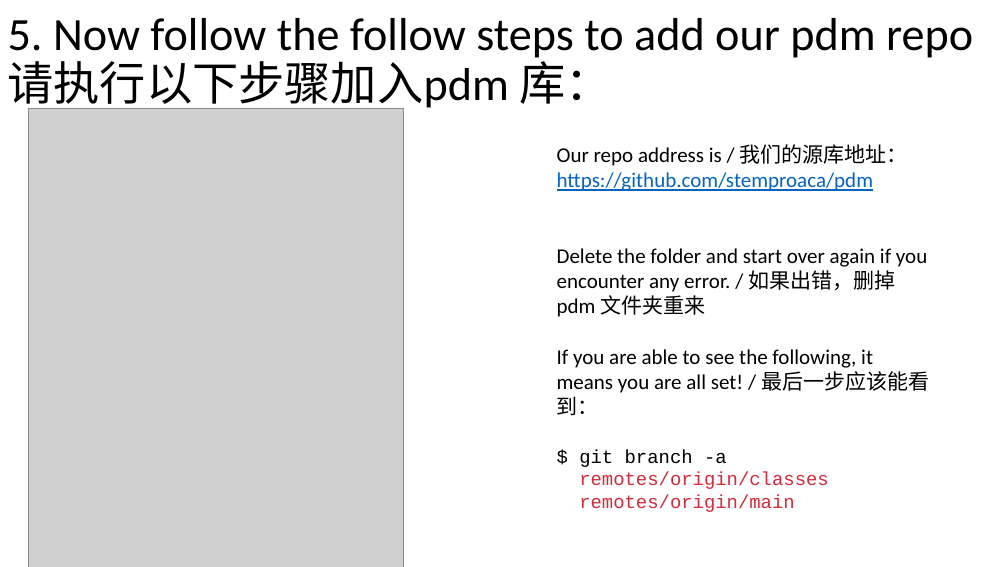
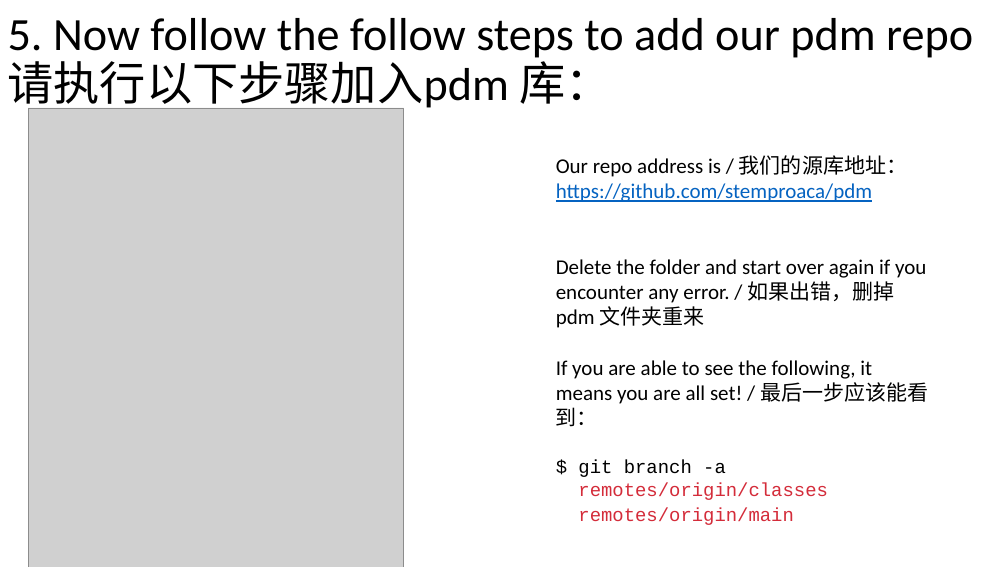
Before and after one commit to stemproaca/pdm, a slide deck: slide 6 of git_setup.pptx. Drawn at 1008x567 pixels with LibreOffice and Linux fonts; fonts in the diff are those of the drawing; grey boxes stand for pictures. Boxes give left, top, right and bottom in pixels: in the first picture for what was removed or moved away, otherwise in the second. Text is boxed around its words. In the diff, an @@ line names an element or a change of style, - is before the commit and + after.

Commit message:
git github status

```diff
--- a/git_setup.pptx
+++ b/git_setup.pptx
@@ text "Our repo address is / ...": place and size @@
-text "Our repo address is / ..." at bbox=[557, 144, 929, 512]
+text "Our repo address is / ..." at bbox=[556, 155, 928, 525]
```
Also in this commit, not shown: 1 slide added, 2 other files.
